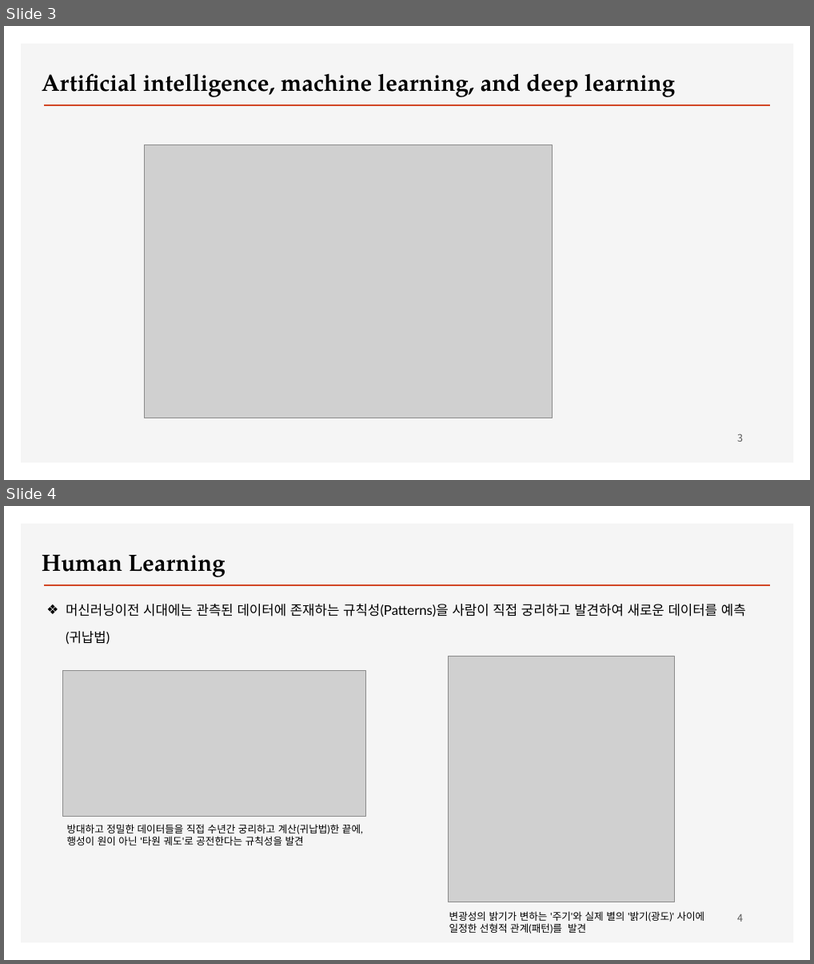
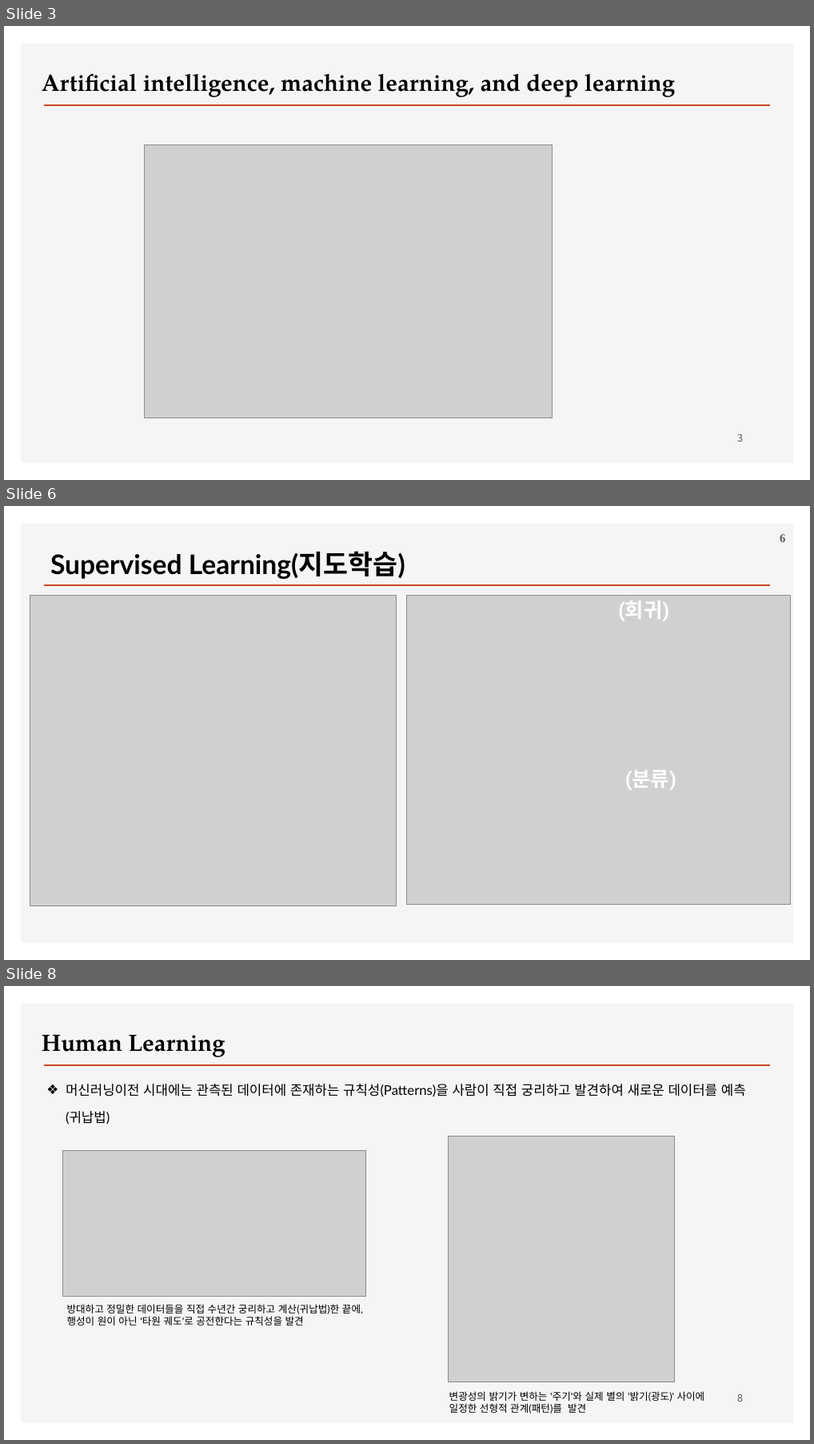
Before and after one commit to ancestor9/2026_Fall_Deep-Learning-with-Python, a slide deck: Chapter 01 What is deep learning.pptx. Shown one above the other, each under a label of ours: slides 3 and 4 before the commit, slides 3, 6 and 8 after it; the slides between them are not shown. The pictures are 814x964 and 814x1444 pixels, drawn with LibreOffice and Linux fonts; fonts in the diff are those of the drawing; grey boxes stand for pictures; background and template pictures are left out. Boxes give left, top, right and bottom in pixels: in the first picture for what was removed or moved away, otherwise in the second. Text is boxed around its words. In the diff, an @@ line names an element or a change of style, - is before the commit and + after.

```diff
--- a/Chapter 01 What is deep learning.pptx
+++ b/Chapter 01 What is deep learning.pptx
@@ slide 6 added at (4,506,810,960), background #FFFFFF; not listed: 2 template elements that a slide beside it also shows @@
@@ title added at (50,552,406,579), 32 pt, text #000000, bold @@
+Supervised Learning(지도학습)
@@ page number added at (780,534,786,542), 14 pt, text #595959, bold @@
+6
@@ picture added at (30,595,397,906) @@
@@ picture added at (407,595,790,904) @@
@@ text added at (618,600,670,621), 24 pt, text #FFFFFF, bold @@
+(회귀)
@@ text added at (626,770,677,790), 24 pt, text #FFFFFF, bold @@
+(분류)
@@ what was slide 4 is now slide 8 @@
@@ page number at (738,1393,743,1401): text changed @@
-4
+8
```
Also in this commit, not shown: 8 other slides added.
